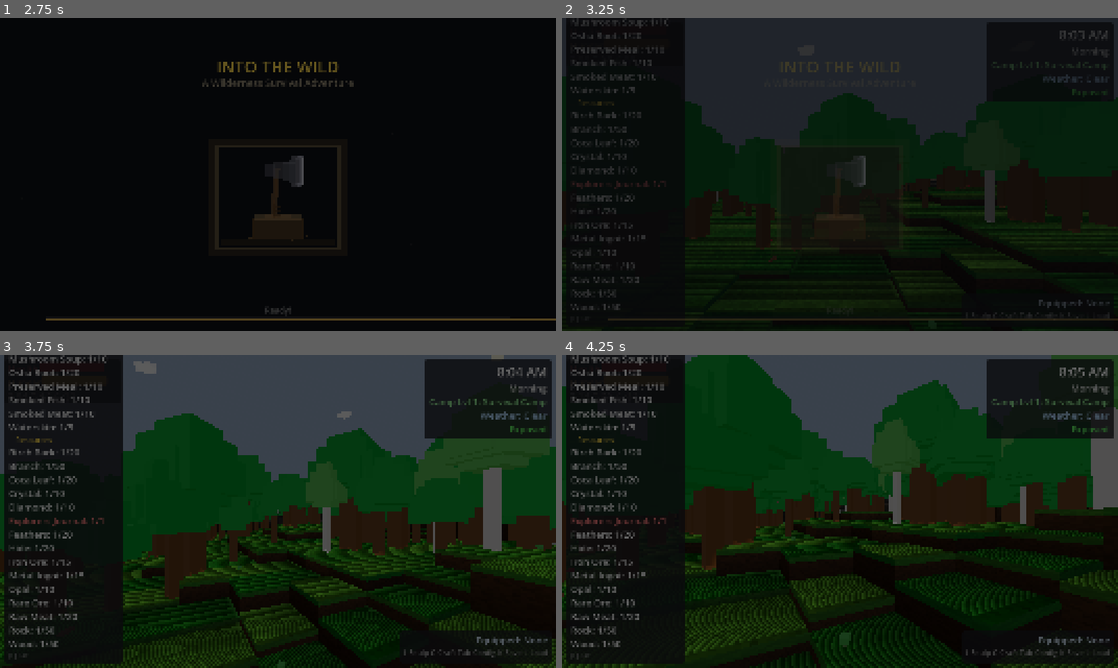
Above: before the commit, frames 1-4 (two rows, left to right).
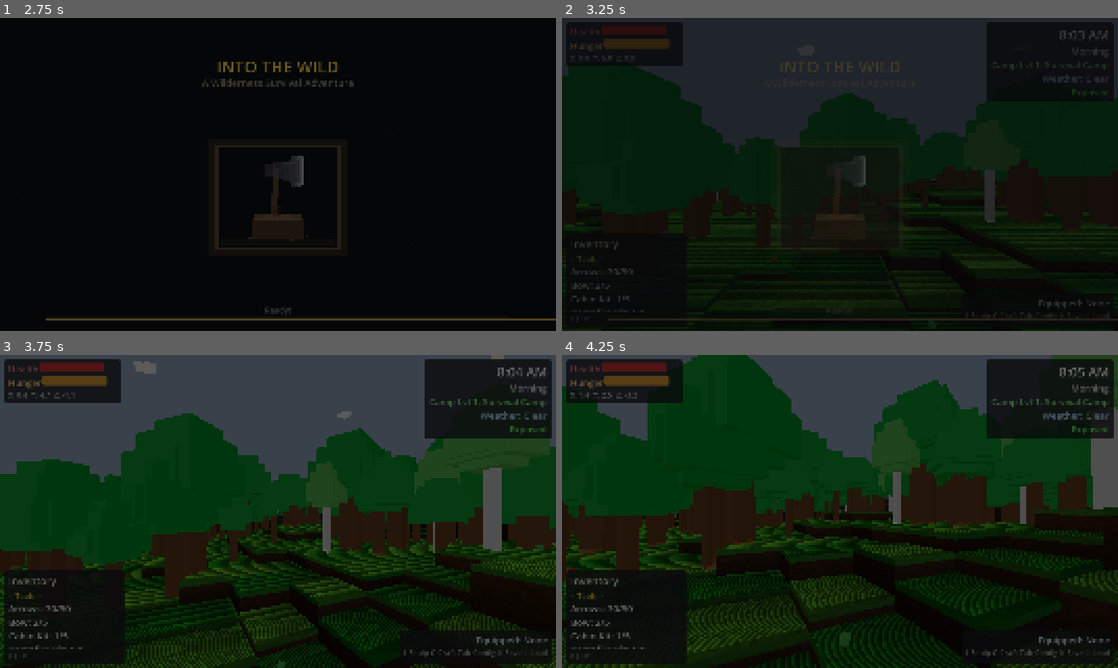
Above: after the commit, the same moments.

Repository: adchamberlain/into-the-wild
Game: Godot game, scene res://scenes/main.tscn
Same seed, same stepped clock (60 frames per second), same inputs: the game is played once before the commit and once after it.
Inputs (mouse positions are in pixels of both pictures, inside the frame that each line leads up to):
- Up to frame 1 (2.75 s): tap Enter at 0.5, 2 s; move the mouse to (305, 174) at 0.52 s; hold C (crouch) 0.53-1.28 s; hold W (move_forward) from 0.53 s (still down); click (305, 174) at 0.67 s; tap Space (jump) at 0.77, 1.07, 1.25, 1.52, 1.82 s; move the mouse to (250, 174) at 1.27 s; tap T (cycle_ammo) at 1.35 s; move the mouse to (289, 168) at 2.02 s; hold F (eat) from 2.03 s (still down)
- Up to frame 2 (3.25 s): keep holding W (move_forward); move the mouse to (834, 180) at 2.77 s; release F (eat) at 2.78 s; tap E (interact) at 2.85 s; click (834, 180) at 2.92 s; tap Space (jump) at 3.02 s
- Up to frame 3 (3.75 s): keep holding W (move_forward); tap Space (jump) at 3.32 s; move the mouse to (316, 514) at 3.52 s; hold M (move_structure) from 3.53 s (still down)
- Up to frame 4 (4.25 s): keep holding W (move_forward); keep holding M (move_structure); tap Space (jump) at 3.77, 4.07 s

Frame 1 is identical in both runs. In frame 2, 3.1% of the frame differs, in the area x 0-23%, y 0-94%; in frame 3, 13%, in the area x 0-23%, y 0-98%; in frame 4, 11%.

Commit message:
Add ScrollContainer to inventory panel to prevent HUD overflow
Wraps the inventory ItemList in a ScrollContainer so long item lists
scroll within the fixed 400px panel instead of spilling over the
health/hunger bars and other HUD elements.

Co-Authored-By: Claude Opus 4.6 <noreply@anthropic.com>

Diff:
--- a/scenes/ui/hud.tscn
+++ b/scenes/ui/hud.tscn
@@ -304,10 +304,16 @@
 [node name="Separator" type="HSeparator" parent="InventoryPanel/VBoxContainer"]
 layout_mode = 2
 
-[node name="ItemList" type="VBoxContainer" parent="InventoryPanel/VBoxContainer"]
-layout_mode = 2
-
-[node name="EmptyLabel" type="Label" parent="InventoryPanel/VBoxContainer/ItemList"]
+[node name="ScrollContainer" type="ScrollContainer" parent="InventoryPanel/VBoxContainer"]
+layout_mode = 2
+size_flags_vertical = 3
+horizontal_scroll_mode = 0
+
+[node name="ItemList" type="VBoxContainer" parent="InventoryPanel/VBoxContainer/ScrollContainer"]
+layout_mode = 2
+size_flags_horizontal = 3
+
+[node name="EmptyLabel" type="Label" parent="InventoryPanel/VBoxContainer/ScrollContainer/ItemList"]
 layout_mode = 2
 theme_override_colors/font_color = Color(0.65, 0.65, 0.65, 1)
 theme_override_fonts/font = ExtResource("2_font")
--- a/scripts/ui/hud.gd
+++ b/scripts/ui/hud.gd
@@ -27,8 +27,9 @@
 
 # Inventory
 @onready var inventory_panel: PanelContainer = $InventoryPanel
-@onready var item_list: VBoxContainer = $InventoryPanel/VBoxContainer/ItemList
-@onready var empty_label: Label = $InventoryPanel/VBoxContainer/ItemList/EmptyLabel
+@onready var inventory_scroll: ScrollContainer = $InventoryPanel/VBoxContainer/ScrollContainer
+@onready var item_list: VBoxContainer = $InventoryPanel/VBoxContainer/ScrollContainer/ItemList
+@onready var empty_label: Label = $InventoryPanel/VBoxContainer/ScrollContainer/ItemList/EmptyLabel
 
 # Equipment
 @onready var equipped_label: Label = $EquippedPanel/EquippedContainer/EquippedLabel
